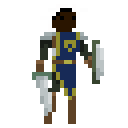
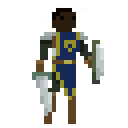
Layer changes from the first (128, 128) image to the second:
painted on "Front Arm" over left=40, top=44, right=52, bottom=48
painted on "Head" over left=52, top=8, right=76, bottom=32
